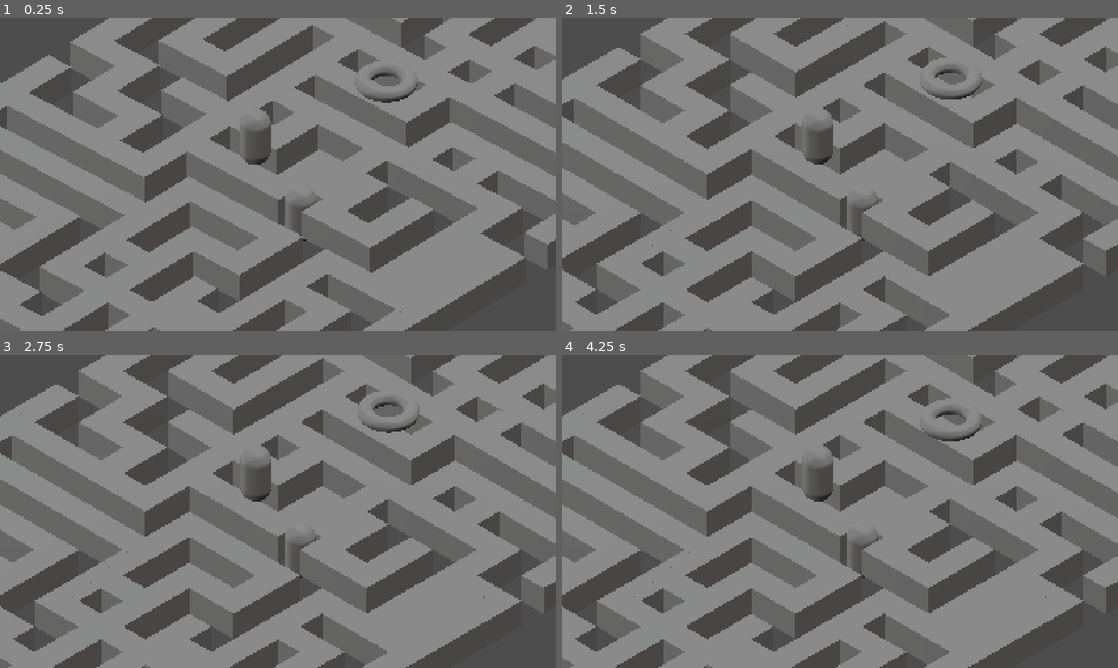
Above: before the commit, frames 1-4 (two rows, left to right).
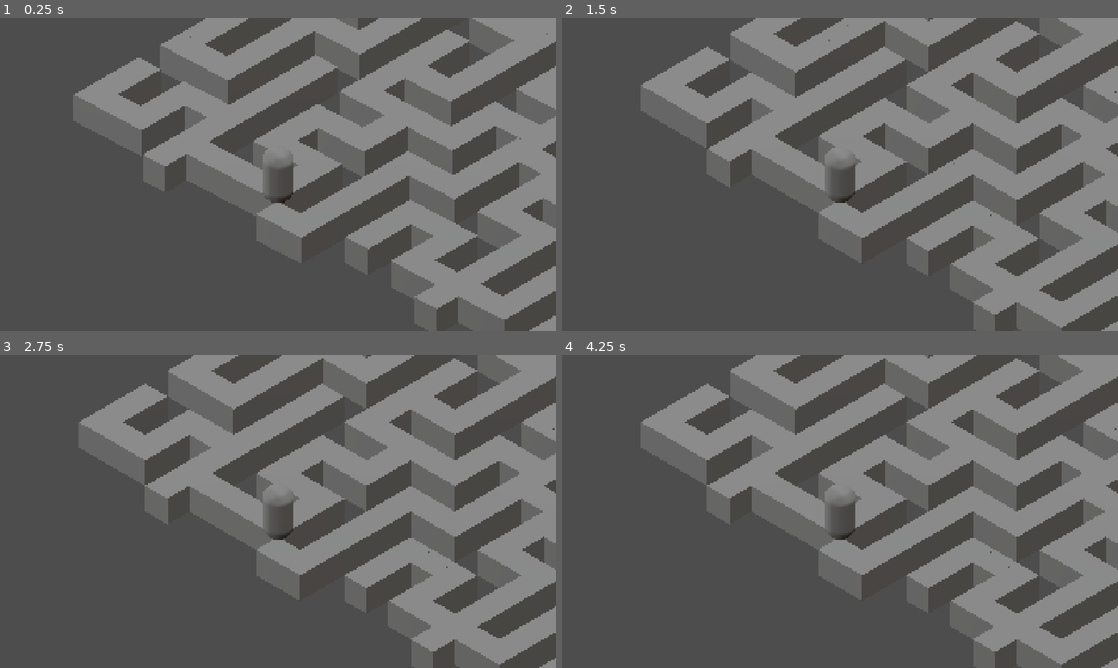
Above: after the commit, the same moments.

Repository: primitivo23893/juego-3d-con-algo-mexicano-pa-que-amarre
Game: Godot game, scene res://esenas/principal/principal.tscn
Two runs of this game, one before a commit and one after it. Both use one fixed random seed, a clock stepped at 60 frames per second and the inputs below.
Inputs (mouse positions are in pixels of both pictures, inside the frame that each line leads up to):
- Up to frame 1 (0.25 s): no input
- Up to frame 2 (1.5 s): move the mouse to (962, 158) at 0.52 s; click (962, 158) at 0.67 s; move the mouse to (728, 190) at 1.27 s; click (728, 190) at 1.42 s
- Up to frame 3 (2.75 s): move the mouse to (333, 442) at 2.02 s; click (333, 442) at 2.17 s
- Up to frame 4 (4.25 s): move the mouse to (812, 574) at 2.77 s; click (812, 574) at 2.92 s; move the mouse to (1006, 558) at 3.52 s; click (1006, 558) at 3.67 s; tap R (reset) at 4.15 s

The runs differ from the first frame. In frame 1, 54% of the frame differs, in the area x 0-100%, y 0-100%; in frame 2, 51%; in frame 3, 51%; in frame 4, 51%.

Commit message:
Ajustar parámetros de partículas y mejorar la lógica de generación de secciones
Co-authored-by: Copilot <copilot@github.com>

Diff:
--- a/esenas/mejora/mejora.tscn
+++ b/esenas/mejora/mejora.tscn
@@ -23,7 +23,7 @@
 [node name="CPUParticles3D" type="CPUParticles3D" parent="." unique_id=320649316]
 transform = Transform3D(1, 0, 0, 0, 1, 0, 0, 0, 1, 0, 0.6679061, 0)
 emitting = false
-lifetime = 2.9699999999999998
+lifetime = 2.97
 one_shot = true
 mesh = SubResource("TorusMesh_poh51")
 spread = 53.91
@@ -32,7 +32,8 @@
 initial_velocity_max = 15.0
 angular_velocity_min = 14.25
 angular_velocity_max = 20.0
-linear_accel_max = 5.0
+linear_accel_min = 7.92
+linear_accel_max = 7.92
 tangential_accel_min = 4.96
 tangential_accel_max = 12.88
 damping_max = 40.594
--- a/esenas/principal/principal.gd
+++ b/esenas/principal/principal.gd
@@ -2,9 +2,8 @@
 
 var cubo_scene = preload("res://esenas/cubo/cubo.tscn")
 var mejora_scene = preload("res://esenas/mejora/mejora.tscn")
+
 @onready var contenedor_cubos = $Node3D
-@onready var jugador = $CharacterBody3D
-
 @onready var marker_reinicio = $Marker3D
 @onready var camara = $Camera3D
 
@@ -12,46 +11,97 @@
 @export var margen_zoom : float = 2.0
 @export var zoom_minimo : float = 5.0
 
-var ancho_laberinto = 21
-var largo_laberinto = 55
+var ancho_laberinto = 23
+var largo_seccion = 63
+var secciones_generadas = 0
 
 var zoom_objetivo : float = 10.0
 var velocidad_zoom : float = 1.0
-var zoom_maximo : float = 30.0
-
+var zoom_maximo : float = 50.0
 
 func _ready() -> void:
-
-	jugador.add_to_group("jugadores")
-
-	generar_laberinto()
-
-
-	jugador.position = Vector3(0, 1, 0)
-	marker_reinicio.position = Vector3(0, 1, 0)
+	generar_seccion(0)
+	generar_seccion(1)
+	generar_seccion(2)
+	secciones_generadas = 3
+
+	# Posicionar a TODOS los jugadores al inicio de forma segura
+	var jugadores = get_tree().get_nodes_in_group("jugadores")
+	for j in jugadores:
+		j.global_position = Vector3(0, 1, 0)
+
+	marker_reinicio.global_position = Vector3(0, 1, 0)
 	camara.look_at(Vector3.ZERO, Vector3.UP)
 	camara.size = zoom_objetivo
 
 func _process(_delta: float) -> void:
-
 	actualizar_camara()
-
+	gestionar_generacion_infinita()
+
+	# --- BOTÓN R CORREGIDO ---
 	if Input.is_action_just_pressed(&"reset"):
-		jugador.position.y = marker_reinicio.position.y
-		jugador.position.x = marker_reinicio.position.x
-		jugador.position.z = marker_reinicio.position.z
-
-# --- GENERACIÓN DEL LABERINTO ---
-func generar_laberinto() -> void:
+		print("[LOG] Boton R presionado. Reiniciando a todos los jugadores al marcador seguro.")
+		var jugadores = get_tree().get_nodes_in_group("jugadores")
+		for j in jugadores:
+			j.global_position = marker_reinicio.global_position
+
+# --- EL CEREBRO DEL MAPA INFINITO ---
+func gestionar_generacion_infinita():
+	var jugadores = get_tree().get_nodes_in_group("jugadores")
+	if jugadores.size() == 0: return
+
+	# 1. Buscar al jugador líder
+	var z_mas_avanzado = 99999.0
+	var jugador_lider = null
+	for j in jugadores:
+		if j.global_position.z < z_mas_avanzado:
+			z_mas_avanzado = j.global_position.z
+			jugador_lider = j
+
+	# El punto de reinicio seguro ahora sigue al líder
+	if jugador_lider:
+		marker_reinicio.global_position = jugador_lider.global_position
+
+	var limite_actual = -(secciones_generadas * largo_seccion)
+
+	if z_mas_avanzado - 80 < limite_actual:
+		print("[LOG] Lider llego a Z=", z_mas_avanzado, ". Generando seccion: ", secciones_generadas)
+		generar_seccion(secciones_generadas)
+
+
+		var seccion_a_borrar = secciones_generadas - 3
+
+
+		if seccion_a_borrar >= 0:
+			print("[LOG] Tramo viejo alcanzado. Intentando borrar seccion: ", seccion_a_borrar)
+
+			# Calculamos dónde empieza el abismo
+			var z_seguro = -((seccion_a_borrar + 1) * largo_seccion)
+			print("[LOG] Z seguro calculado para teletransportar: ", z_seguro)
+			# Teletransportar a rezagados ANTES de borrar el piso
+			for j in jugadores:
+				if j.global_position.z >= z_seguro:
+					print("[LOG] ¡Jugador ", j.name, " se quedo muy atras en Z=", j.global_position.z, "! Teletransportando al lider.")
+					j.global_position = marker_reinicio.global_position
+
+			var bloques_viejos = get_tree().get_nodes_in_group("chunk_" + str(seccion_a_borrar))
+			for bloque in bloques_viejos:
+				bloque.queue_free()
+			print("[LOG] Seccion ", seccion_a_borrar, " borrada correctamente de la memoria.")
+
+		secciones_generadas += 1
+
+# --- GENERACIÓN DE SECCIONES ---
+func generar_seccion(indice: int) -> void:
 	var mapa = []
 	for x in range(ancho_laberinto):
 		var columna = []
-		for z in range(largo_laberinto):
+		for z in range(largo_seccion):
 			columna.append(false)
 		mapa.append(columna)
 
 	var stack = []
-	var inicio = Vector2(1, 1)
+	var inicio = Vector2(11, 1) # Mitad de 21
 	mapa[inicio.x][inicio.y] = true
 	stack.append(inicio)
 
@@ -63,7 +113,7 @@
 
 		for dir in direcciones:
 			var vecino = actual + dir
-			if vecino.x > 0 and vecino.x < ancho_laberinto - 1 and vecino.y > 0 and vecino.y < largo_laberinto - 1:
+			if vecino.x > 0 and vecino.x < ancho_laberinto - 1 and vecino.y > 0 and vecino.y < largo_seccion - 1:
 				if mapa[vecino.x][vecino.y] == false:
 					vecinos_no_visitados.append(dir)
 
@@ -74,51 +124,78 @@
 
 			mapa[siguiente_casilla.x][siguiente_casilla.y] = true
 			mapa[casilla_intermedia.x][casilla_intermedia.y] = true
-
 			stack.append(siguiente_casilla)
 		else:
 			stack.pop_back()
 
+	var puertas = [5, 11, 17]
+	for px in puertas:
+		if px < ancho_laberinto:
+			mapa[px][0] = true
+			mapa[px][largo_seccion - 1] = true
 
 	for x in range(1, ancho_laberinto - 1):
-		for z in range(1, largo_laberinto - 1):
+		for z in range(1, largo_seccion - 1):
 			if mapa[x][z] == false:
-				var camino_horizontal = mapa[x - 1][z] == true and mapa[x + 1][z] == true
-				var camino_vertical = mapa[x][z - 1] == true and mapa[x][z + 1] == true
-
-
-				if camino_horizontal or camino_vertical:
-
-					if randf() < 0.15:
-						mapa[x][z] = true
-############### Aleatoriedad de power-ups
-	var offset_x = int(ancho_laberinto / 2.0)
-	var offset_z = int(largo_laberinto / 2.0)
+				var camino_h = mapa[x - 1][z] == true and mapa[x + 1][z] == true
+				var camino_v = mapa[x][z - 1] == true and mapa[x][z + 1] == true
+				if (camino_h or camino_v) and randf() < 0.05:
+					mapa[x][z] = true
+
+# --- CONSTRUCCIÓN FÍSICA Y MEJORAS GARANTIZADAS ---
+	var offset_x = 10
 	var altura = -1.0
 
+	# 1. Creamos una lista vacía para guardar dónde hay suelo válido
+	var posiciones_de_suelo = []
+
 	for x in range(ancho_laberinto):
-		for z in range(largo_laberinto):
+		for z in range(largo_seccion):
 			if mapa[x][z] == true:
 				var pos_x = x - offset_x
-				var pos_z = z - offset_z
-
-				# 1. Colocar el bloque de piso
+				var pos_z = -z - (indice * largo_seccion)
+
+				# Ponemos el bloque de piso
 				var nuevo_cubo = cubo_scene.instantiate()
 				nuevo_cubo.position = Vector3(pos_x, altura, pos_z)
+				nuevo_cubo.add_to_group("chunk_" + str(indice))
 				contenedor_cubos.add_child(nuevo_cubo)
 
-				# MANEJAR PROBABILIDAD
-				if randf() < 0.001 and not (pos_x == 0 and pos_z == 0):
-					var nueva_mejora = mejora_scene.instantiate()
-					#ALTURA DEL PISO 0.5
-					nueva_mejora.position = Vector3(pos_x, altura + 0.5, pos_z)
-					contenedor_cubos.add_child(nueva_mejora)
-
-	var cubo_central = cubo_scene.instantiate()
-	cubo_central.position = Vector3(0, altura, 0)
-	contenedor_cubos.add_child(cubo_central)
-
-# --- DETECCIÓN DE LA RUEDA DEL RATÓN ---
+				# Guardamos esta coordenada en nuestra lista (evitando el punto de inicio 0,0)
+				if not (pos_x == 0 and pos_z == 0):
+					posiciones_de_suelo.append(Vector3(pos_x, altura + 0.5, pos_z))
+
+	# 2. COLOCACIÓN DE MEJORAS GARANTIZADAS
+	# Mezclamos la lista de pisos al azar como si fuera una baraja de cartas
+	posiciones_de_suelo.shuffle()
+
+	# Decidimos cuántas mejoras queremos POR SECCIÓN (Ejemplo: 3)
+	var cantidad_mejoras_por_seccion = 3
+
+	for i in range(cantidad_mejoras_por_seccion):
+		# Nos aseguramos de que haya suficientes pisos en la lista
+		if i < posiciones_de_suelo.size():
+			var nueva_mejora = mejora_scene.instantiate()
+			# Tomamos las primeras posiciones de la baraja ya mezclada
+			nueva_mejora.position = posiciones_de_suelo[i]
+			nueva_mejora.add_to_group("chunk_" + str(indice))
+			contenedor_cubos.add_child(nueva_mejora)
+
+	# Plataforma de inicio seguro
+	if indice == 0:
+		var cubo_central = cubo_scene.instantiate()
+		cubo_central.position = Vector3(0, altura, 0)
+		cubo_central.add_to_group("chunk_" + str(indice))
+		contenedor_cubos.add_child(cubo_central)
+
+	if indice == 0:
+		var cubo_central = cubo_scene.instantiate()
+		cubo_central.position = Vector3(0, altura, 0)
+		cubo_central.add_to_group("chunk_" + str(indice))
+		contenedor_cubos.add_child(cubo_central)
+
+
+# --- RUEDA Y CÁMARA ---
 func _unhandled_input(event: InputEvent) -> void:
 	if event is InputEventMouseButton and event.is_pressed():
 		if event.button_index == MOUSE_BUTTON_WHEEL_UP:
@@ -127,37 +204,24 @@
 			zoom_objetivo += velocidad_zoom
 
 		zoom_objetivo = clamp(zoom_objetivo, zoom_minimo, zoom_maximo)
-		print(zoom_objetivo)
-
-
 
 func actualizar_camara():
 	var jugadores = get_tree().get_nodes_in_group("jugadores")
-	if jugadores.size() == 0:
-		return
-
-	# 1. Calcular el punto medio
+	if jugadores.size() == 0: return
+
 	var centro = Vector3.ZERO
 	for j in jugadores:
 		centro += j.global_position
 	centro /= jugadores.size()
 
-	# 2. Mover la cámara usando la perspectiva isométrica perfecta (10, 10, 10)
 	var posicion_objetivo = centro + Vector3(10, 10, 10)
 	camara.global_position = camara.global_position.lerp(posicion_objetivo, suavizado)
-
-	# 3. Apuntar siempre al centro de la acción
 	camara.look_at(centro, Vector3.UP)
 
-	# 4. Calcular el Zoom
-	var zoom_final = zoom_objetivo # Usamos el zoom de la ruedita por defecto
-
-
-	# Pero si hay 2 o más jugadores y están muy separados, forzamos la cámara a alejarse
+	var zoom_final = zoom_objetivo
 	if jugadores.size() > 1:
 		var distancia = jugadores[0].global_position.distance_to(jugadores[1].global_position)
 		zoom_final = max(zoom_objetivo, distancia + margen_zoom)
-		if zoom_final > 26.0: zoom_final = 26.0
-
-	# Aplicar el zoom suavemente
+		#if zoom_final > 26.0: zoom_final = 26.0
+
 	camara.size = lerp(camara.size, zoom_final, suavizado)
--- a/esenas/principal/principal.tscn
+++ b/esenas/principal/principal.tscn
@@ -2,7 +2,6 @@
 
 [ext_resource type="Script" uid="uid://bosrb5tt47hx1" path="res://esenas/principal/principal.gd" id="1_10c38"]
 [ext_resource type="PackedScene" uid="uid://bkh0lrow7sgvc" path="res://esenas/personaje/character_body_3d.tscn" id="2_hmm78"]
-[ext_resource type="PackedScene" uid="uid://dphbw0cb63wj" path="res://esenas/mejora/mejora.tscn" id="3_10c38"]
 
 [sub_resource type="ProceduralSkyMaterial" id="ProceduralSkyMaterial_hmm78"]
 sky_top_color = Color(0.9224348, 0.9267584, 0.9234689, 1)
@@ -42,5 +41,4 @@
 projection = 1
 size = 5.5123496
 
-[node name="Node3D2" parent="." unique_id=1871726348 instance=ExtResource("3_10c38")]
-transform = Transform3D(1, 0, 0, 0, 1, 0, 0, 0, 1, 2, 2, -4)
+[node name="Timer" type="Timer" parent="." unique_id=900018383]
